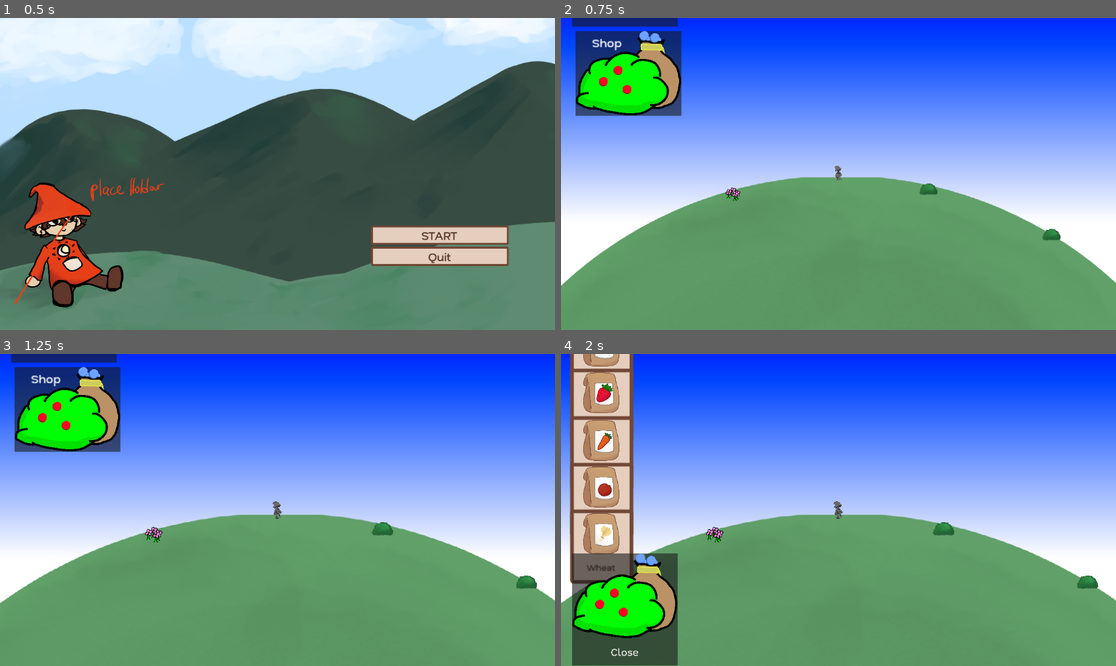
Above: before the commit, frames 1-4 (two rows, left to right).
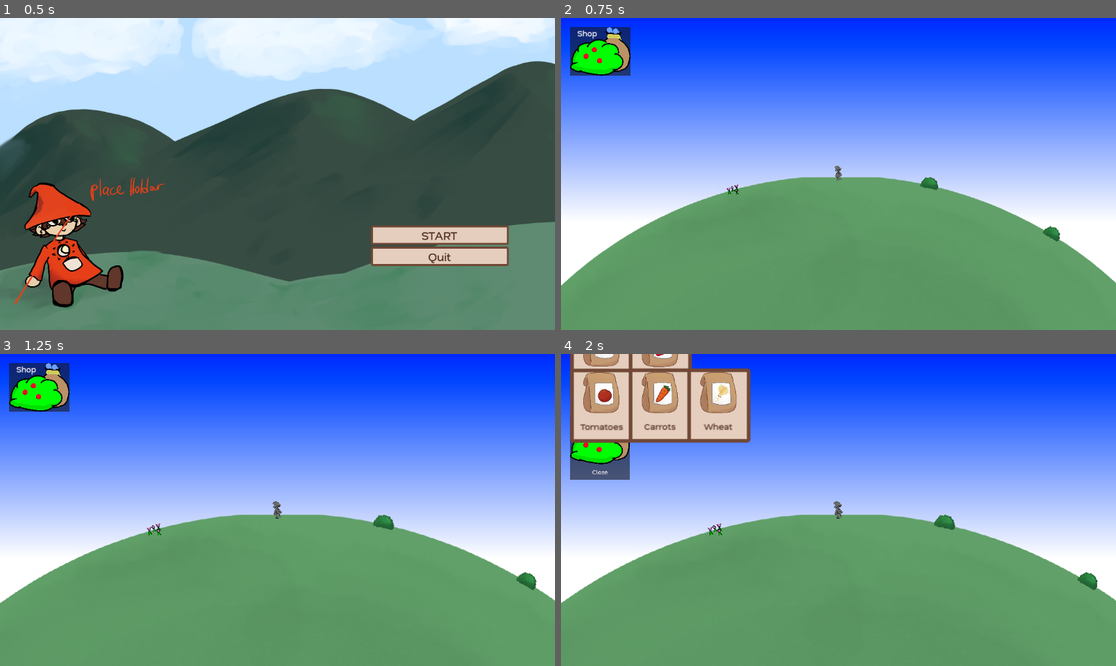
Above: after the commit, the same moments.

Repository: Jarten0/farming_loops
Game: Godot game, scene res://Menu/main_menu.tscn
Two runs of this game, one before a commit and one after it. Both use one fixed random seed, a clock stepped at 60 frames per second and the inputs below.
Inputs (mouse positions are in pixels of both pictures, inside the frame that each line leads up to; where the layout moved, square brackets give the same spot in the first picture):
- Up to frame 1 (0.5 s): no input
- Up to frame 2 (0.75 s): click "START" at 0.5 s
- Up to frame 3 (1.25 s): no input
- Up to frame 4 (2 s): click (599, 388) [627, 410] at 1.25 s

Frame 1 is identical in both runs. In frame 2, 6.0% of the frame differs, in the area x 1-91%, y 0-72%; in frame 3, 6.1%; in frame 4, 18%, in the area x 1-97%, y 0-100%.
Error before the commit: Parse Error: Too few arguments for "count()" call. Expected at least 1 but received 0. (res://plants/plant.gd:28)

Commit message:
implemented other basic plants

Diff:
--- a/global/main_scene.tscn
+++ b/global/main_scene.tscn
@@ -1,19 +1,20 @@
-[gd_scene load_steps=17 format=3 uid="uid://bfefg40nn8vlj"]
+[gd_scene load_steps=18 format=3 uid="uid://bfefg40nn8vlj"]
 
 [ext_resource type="Texture2D" uid="uid://dweer6k68db0r" path="res://protag/character_game_jam.png" id="1_6ebau"]
 [ext_resource type="Script" uid="uid://tnghoijkctsu" path="res://global/main_camera.gd" id="1_xckwb"]
 [ext_resource type="Script" uid="uid://brsiganasfwku" path="res://protag/protag.gd" id="2_6c5vy"]
 [ext_resource type="PackedScene" uid="uid://c3shi0ab66n7r" path="res://shop/shop.tscn" id="2_s18ad"]
 [ext_resource type="Texture2D" uid="uid://dcjn83y1bjgc4" path="res://planets/world.png" id="3_kea51"]
+[ext_resource type="PackedScene" uid="uid://n5xmafpcx5of" path="res://plants/flower/flower.tscn" id="3_uueth"]
 [ext_resource type="PackedScene" uid="uid://dxfcusyfc08sb" path="res://plants/berry/berry_bush.tscn" id="4_y5dew"]
+[ext_resource type="PackedScene" uid="uid://ck5vrhxhucjlo" path="res://plants/tomato/tomato.tscn" id="5_eely4"]
 [ext_resource type="Script" uid="uid://60veij5n47b6" path="res://global/interaction.gd" id="5_xckwb"]
 [ext_resource type="Texture2D" uid="uid://cr3hkpofs4phx" path="res://planets/sun.png" id="6_6c5vy"]
+[ext_resource type="PackedScene" uid="uid://bd4umycytky1o" path="res://plants/carrot/carrot.tscn" id="6_wdra6"]
 [ext_resource type="Shader" uid="uid://dsfw26xqtiyv2" path="res://shaders/Sky_Shader.tres" id="6_y5dew"]
 [ext_resource type="Script" uid="uid://cqi8ky2e2nm1p" path="res://planets/sun.gd" id="7_kea51"]
-[ext_resource type="Texture2D" uid="uid://mcaaebyi6dtk" path="res://plants/flower/basic_bloomer.png" id="11_0ponj"]
-[ext_resource type="Script" uid="uid://b3fhnmv0trj7m" path="res://plants/plant.gd" id="12_pp21b"]
-[ext_resource type="Texture2D" uid="uid://crcqvynlkd3uk" path="res://plants/flower/basic_bloomer_0.png" id="13_qroom"]
-[ext_resource type="Texture2D" uid="uid://cll3gg35glpi4" path="res://plants/flower/basic_bloomer_1.png" id="14_eely4"]
+[ext_resource type="PackedScene" uid="uid://te627hnr5stl" path="res://plants/wheat/wheat.tscn" id="7_w46co"]
+[ext_resource type="PackedScene" uid="uid://c64p3i7qsn8dw" path="res://plants/strawberry/strawberry.tscn" id="12_0ponj"]
 
 [sub_resource type="QuadMesh" id="QuadMesh_8mm7a"]
 
@@ -24,7 +25,10 @@
 shader_parameter/Horizon_Height = -0.505
 shader_parameter/Horizon_Sharpness = 5.515
 
-[node name="Main Level" type="Node2D"]
+[node name="Level" type="Node2D" node_paths=PackedStringArray("harvestable_plants")]
+script = ExtResource("5_xckwb")
+harvestable_plants = [NodePath("BerryBush"), NodePath("BerryBush2"), NodePath("BerryBush3"), NodePath("Flower")]
+plantable_plants = Array[PackedScene]([null, ExtResource("4_y5dew"), ExtResource("3_uueth"), ExtResource("12_0ponj"), ExtResource("5_eely4"), ExtResource("6_wdra6"), ExtResource("7_w46co")])
 
 [node name="MainCamera" type="Camera2D" parent="." node_paths=PackedStringArray("target")]
 unique_name_in_owner = true
@@ -37,12 +41,22 @@
 mode = 0
 target_zoom = Vector2(0.2, 0.2)
 
-[node name="Protag" type="Sprite2D" parent="." node_paths=PackedStringArray("attached")]
+[node name="Protag" type="Sprite2D" parent="." node_paths=PackedStringArray("root_node", "attached")]
 position = Vector2(-3, 63)
 scale = Vector2(0.1, 0.1)
 texture = ExtResource("1_6ebau")
 script = ExtResource("2_6c5vy")
+inventory = Dictionary[String, int]({
+"berries": 0,
+"carrots": 0,
+"flowers": 0,
+"planets": 0,
+"strawberries": 0,
+"tomatos": 0,
+"wheat": 0
+})
 plant_type = 1
+root_node = NodePath("..")
 attached = NodePath("../Earth")
 
 [node name="Earth" type="MeshInstance2D" parent="."]
@@ -52,23 +66,6 @@
 scale = Vector2(9900, 9900)
 mesh = SubResource("QuadMesh_8mm7a")
 texture = ExtResource("3_kea51")
-
-[node name="BerryBush" parent="." node_paths=PackedStringArray("attached") instance=ExtResource("4_y5dew")]
-position = Vector2(1083, 196)
-attached = NodePath("../Earth")
-
-[node name="Collections" type="Node" parent="."]
-unique_name_in_owner = true
-script = ExtResource("5_xckwb")
-plantable_plants = Array[PackedScene]([null, ExtResource("4_y5dew")])
-
-[node name="BerryBush2" parent="." node_paths=PackedStringArray("attached") instance=ExtResource("4_y5dew")]
-position = Vector2(2578, 748)
-attached = NodePath("../Earth")
-
-[node name="BerryBush3" parent="." node_paths=PackedStringArray("attached") instance=ExtResource("4_y5dew")]
-position = Vector2(3712, 1540)
-attached = NodePath("../Earth")
 
 [node name="Sun" type="Sprite2D" parent="." node_paths=PackedStringArray("attached")]
 position = Vector2(120, -7101.4)
@@ -83,6 +80,28 @@
 texture = ExtResource("6_6c5vy")
 texture_scale = 8.0
 metadata/_edit_lock_ = true
+
+[node name="BerryBush" parent="." node_paths=PackedStringArray("attached") instance=ExtResource("4_y5dew")]
+position = Vector2(1083, 196)
+attached = NodePath("../Earth")
+
+[node name="BerryBush2" parent="." node_paths=PackedStringArray("attached") instance=ExtResource("4_y5dew")]
+position = Vector2(2578, 748)
+attached = NodePath("../Earth")
+
+[node name="BerryBush3" parent="." node_paths=PackedStringArray("attached") instance=ExtResource("4_y5dew")]
+position = Vector2(3712, 1540)
+attached = NodePath("../Earth")
+
+[node name="Flower" parent="." node_paths=PackedStringArray("attached") instance=ExtResource("3_uueth")]
+position = Vector2(-1281, 210)
+scale = Vector2(0.161815, 0.161815)
+attached = NodePath("../Earth")
+
+[node name="UI" type="CanvasLayer" parent="."]
+
+[node name="Shop" parent="UI" instance=ExtResource("2_s18ad")]
+scale = Vector2(1.9, 1.9)
 
 [node name="Backdrop" type="CanvasLayer" parent="."]
 layer = -1
@@ -99,33 +118,10 @@
 grow_horizontal = 2
 grow_vertical = 2
 
-[node name="UI" type="CanvasLayer" parent="."]
-
-[node name="Shop" parent="UI" instance=ExtResource("2_s18ad")]
-scale = Vector2(1.9, 1.9)
-
-[node name="Flower" type="Sprite2D" parent="." node_paths=PackedStringArray("attached")]
-position = Vector2(-1289, 235)
-scale = Vector2(0.161815, 0.161815)
-texture = ExtResource("11_0ponj")
-script = ExtResource("12_pp21b")
-Type = null
-progress_to_harvest = null
-progression_rate = 0.16
-ready_to_harvest = null
-stage_textures = Array[Texture]([ExtResource("13_qroom"), ExtResource("14_eely4")])
-attached = NodePath("../Earth")
-
-[node name="Flower2" type="Sprite2D" parent="Flower"]
-position = Vector2(-308.994, 129.778)
-texture = ExtResource("11_0ponj")
-
-[node name="Flower3" type="Sprite2D" parent="Flower"]
-position = Vector2(308.994, 197.756)
-texture = ExtResource("11_0ponj")
-
-[node name="Flower4" type="Sprite2D" parent="Flower"]
-position = Vector2(166.857, 278.095)
-texture = ExtResource("11_0ponj")
+[connection signal="pressed" from="UI/Shop/ShopInterface/Blueberry" to="Protag" method="plant" binds= [1]]
+[connection signal="pressed" from="UI/Shop/ShopInterface/Blueberry/strawberry" to="Protag" method="plant" binds= [3]]
+[connection signal="pressed" from="UI/Shop/ShopInterface/tomatoes" to="Protag" method="plant" binds= [4]]
+[connection signal="pressed" from="UI/Shop/ShopInterface/tomatoes/Carrots" to="Protag" method="plant" binds= [5]]
+[connection signal="pressed" from="UI/Shop/ShopInterface/tomatoes/Wheat" to="Protag" method="plant" binds= [6]]
 
 [editable path="UI/Shop"]
--- a/plants/berry/berry_bush.gd
+++ b/plants/berry/berry_bush.gd
@@ -1,16 +1 @@
 extends Harvestable
-
-@export var StageOne: Texture
-@export var StageTwo: Texture
-
-#func _ready() -> void:
-	#var sprite = Sprite2D.new()
-	#sprite.texture = StageOne
-	#add_child(sprite)
-
-func _process(delta: float) -> void:
-	#var sprite: Sprite2D = get_child(0)
-	if !ready_to_harvest:
-		self.texture = StageOne;
-	else:
-		self.texture = StageTwo;
--- a/plants/berry/berry_bush.tscn
+++ b/plants/berry/berry_bush.tscn
@@ -1,13 +1,12 @@
 [gd_scene load_steps=4 format=3 uid="uid://dxfcusyfc08sb"]
 
 [ext_resource type="Texture2D" uid="uid://bb8xtyotrin50" path="res://plants/berry/simple_bush.png" id="1_2s2s4"]
-[ext_resource type="Script" uid="uid://uq43pdugi50e" path="res://plants/berry/berry_bush.gd" id="2_4h6sk"]
+[ext_resource type="Script" uid="uid://b3fhnmv0trj7m" path="res://plants/plant.gd" id="2_d8myi"]
 [ext_resource type="Texture2D" uid="uid://cqdyju432ut2u" path="res://plants/berry/blueberry_bush.png" id="3_6xexu"]
 
 [node name="BerryBush" type="Sprite2D"]
 scale = Vector2(0.1, 0.1)
-texture = ExtResource("1_2s2s4")
-script = ExtResource("2_4h6sk")
-StageOne = ExtResource("1_2s2s4")
-StageTwo = ExtResource("3_6xexu")
+texture = ExtResource("3_6xexu")
+script = ExtResource("2_d8myi")
 Type = 1
+stage_textures = Array[Texture]([ExtResource("1_2s2s4")])
--- /dev/null
+++ b/plants/carrot/carrot.tscn
@@ -0,0 +1,13 @@
+[gd_scene load_steps=4 format=3 uid="uid://bd4umycytky1o"]
+
+[ext_resource type="Texture2D" uid="uid://b8w7deug7oug6" path="res://plants/carrot/CARROTS_GROWN.png" id="1_g5k8a"]
+[ext_resource type="Script" uid="uid://b3fhnmv0trj7m" path="res://plants/plant.gd" id="2_i7oqf"]
+[ext_resource type="Texture2D" uid="uid://cndas3hkkhlth" path="res://plants/carrot/CARROTS_SEEDS.png" id="3_lmaxk"]
+
+[node name="Carrot" type="Sprite2D"]
+scale = Vector2(0.148983, 0.148983)
+texture = ExtResource("1_g5k8a")
+script = ExtResource("2_i7oqf")
+Type = 5
+progression_rate = 0.3
+stage_textures = Array[Texture]([ExtResource("3_lmaxk")])
--- /dev/null
+++ b/plants/flower/flower.tscn
@@ -0,0 +1,28 @@
+[gd_scene load_steps=5 format=3 uid="uid://n5xmafpcx5of"]
+
+[ext_resource type="Texture2D" uid="uid://mcaaebyi6dtk" path="res://plants/flower/basic_bloomer.png" id="1_myatj"]
+[ext_resource type="Script" uid="uid://b3fhnmv0trj7m" path="res://plants/plant.gd" id="2_myatj"]
+[ext_resource type="Texture2D" uid="uid://crcqvynlkd3uk" path="res://plants/flower/basic_bloomer_0.png" id="3_h46ox"]
+[ext_resource type="Texture2D" uid="uid://cll3gg35glpi4" path="res://plants/flower/basic_bloomer_1.png" id="4_crvj7"]
+
+[node name="Flower" type="Sprite2D"]
+texture = ExtResource("1_myatj")
+script = ExtResource("2_myatj")
+Type = 2
+progression_rate = 0.16
+stage_textures = Array[Texture]([ExtResource("3_h46ox"), ExtResource("4_crvj7")])
+
+[node name="Flower2" type="Sprite2D" parent="."]
+z_index = -1
+position = Vector2(-308.994, 129.778)
+texture = ExtResource("4_crvj7")
+
+[node name="Flower3" type="Sprite2D" parent="."]
+z_index = -1
+position = Vector2(234.836, 296.635)
+texture = ExtResource("3_h46ox")
+
+[node name="Flower4" type="Sprite2D" parent="."]
+z_index = -2
+position = Vector2(302.815, 55.6191)
+texture = ExtResource("4_crvj7")
--- /dev/null
+++ b/plants/flower/flowers.gd
@@ -0,0 +1,9 @@
+extends Harvestable
+
+@export var flower_bundle: Array[Sprite2D]
+
+func _process(delta: float) -> void:
+	for flower in flower_bundle:
+		flower.visible = ready_to_harvest
+
+	super._process(delta)
--- a/plants/plant.gd
+++ b/plants/plant.gd
@@ -5,6 +5,10 @@
 	None = 0,
 	Berry = 1,
 	Flower = 2,
+	Strawberry = 3,
+	Tomato = 4,
+	Carrot = 5,
+	Wheat = 6,
 }
 
 @export var Type: PlantType
@@ -15,17 +19,17 @@
 @export var stage_textures: Array[Texture]
 var harvest_texture: Texture
 
-var instantiated = false
-func _ready() -> void:
-	harvest_texture = self.texture
-	if !instantiated:
-		%Collections.harvestable_plants.append(self)
+func _ready():
+	if !harvest_texture:
+		harvest_texture = self.texture
 
 func _process(delta: float) -> void:
 	if ready_to_harvest:
 		self.texture = harvest_texture
 		return
-	var stage = progress_to_harvest * stage_textures.count()
+	var stage = floor(progress_to_harvest * stage_textures.size())
+	self.texture = stage_textures[stage]
+
 
 func _physics_process(delta: float) -> void:
 	if ready_to_harvest:
--- /dev/null
+++ b/plants/strawberry/strawberry.tscn
@@ -0,0 +1,12 @@
+[gd_scene load_steps=4 format=3 uid="uid://c64p3i7qsn8dw"]
+
+[ext_resource type="Texture2D" uid="uid://b2gjuo62yiafc" path="res://plants/strawberry/strawbwrries_with.png" id="1_urlqx"]
+[ext_resource type="Script" uid="uid://b3fhnmv0trj7m" path="res://plants/plant.gd" id="2_kkpok"]
+[ext_resource type="Texture2D" uid="uid://b86estii5eec" path="res://plants/strawberry/strawbwrries_no_strawberries.png" id="3_3b15n"]
+
+[node name="Strawberry" type="Sprite2D"]
+scale = Vector2(0.133412, 0.133412)
+texture = ExtResource("1_urlqx")
+script = ExtResource("2_kkpok")
+Type = 3
+stage_textures = Array[Texture]([ExtResource("3_3b15n")])
--- /dev/null
+++ b/plants/tomato/tomato.tscn
@@ -0,0 +1,13 @@
+[gd_scene load_steps=4 format=3 uid="uid://ck5vrhxhucjlo"]
+
+[ext_resource type="Texture2D" uid="uid://mjgfxtgm8jo6" path="res://plants/tomato/TOMATOS_GROWN.png" id="1_if5c1"]
+[ext_resource type="Script" uid="uid://b3fhnmv0trj7m" path="res://plants/plant.gd" id="2_jy6mn"]
+[ext_resource type="Texture2D" uid="uid://fdm7j0wbeqya" path="res://plants/tomato/TOMATOS.png" id="3_oyt4h"]
+
+[node name="Tomato" type="Sprite2D"]
+scale = Vector2(0.258717, 0.258717)
+texture = ExtResource("1_if5c1")
+script = ExtResource("2_jy6mn")
+Type = 4
+progression_rate = 0.1
+stage_textures = Array[Texture]([ExtResource("3_oyt4h")])
--- /dev/null
+++ b/plants/wheat/wheat.tscn
@@ -0,0 +1,12 @@
+[gd_scene load_steps=4 format=3 uid="uid://te627hnr5stl"]
+
+[ext_resource type="Texture2D" uid="uid://cjpaogi6r875l" path="res://plants/wheat/wheat_golden.png" id="1_m7cdt"]
+[ext_resource type="Script" uid="uid://b3fhnmv0trj7m" path="res://plants/plant.gd" id="2_jmi3w"]
+[ext_resource type="Texture2D" uid="uid://c1i0l2icwdhcw" path="res://plants/wheat/wheat.png" id="3_45k2f"]
+
+[node name="Wheat" type="Sprite2D"]
+scale = Vector2(0.212683, 0.212683)
+texture = ExtResource("1_m7cdt")
+script = ExtResource("2_jmi3w")
+Type = 6
+stage_textures = Array[Texture]([ExtResource("3_45k2f")])
--- a/protag/protag.gd
+++ b/protag/protag.gd
@@ -1,8 +1,8 @@
 extends Attachable
 
-@export var berries: int = 0
+@export var inventory: Dictionary[String, int]
 @export var plant_type: Harvestable.PlantType
-
+@export var root_node: Collections
 
 func _physics_process(delta: float) -> void:
 	var input: Vector2 = Vector2.ZERO
@@ -22,7 +22,7 @@
 	if !Input.is_action_just_pressed("harvest"):
 		return
 
-	for plant: Harvestable in %Collections.harvestable_plants:
+	for plant: Harvestable in root_node.harvestable_plants:
 		if !plant.ready_to_harvest:
 			continue
 
@@ -37,7 +37,9 @@
 		Harvestable.PlantType.None:
 			pass
 		Harvestable.PlantType.Berry:
-			berries += 1;
+			inventory["berries"] += 1;
+		Harvestable.PlantType.Flower:
+			inventory["flowers"] += 1;
 
 
 func process_plants():
@@ -52,19 +54,37 @@
 		Harvestable.PlantType.None:
 			return;
 		Harvestable.PlantType.Berry:
-			if berries >= 3:
-				berries -= 3
-			else:
+			if inventory["berries"] < 3:
 				return
+			inventory["berries"] -= 3
+		Harvestable.PlantType.Strawberry:
+			if inventory["strawberries"] < 5:
+				return
+			inventory["strawberries"] -= 5
+		Harvestable.PlantType.Flower:
+			if inventory["flowers"] < 5:
+				return
+			inventory["flowers"] -= 5
+		Harvestable.PlantType.Tomato:
+			if inventory["tomatos"] < 5:
+				return
+			inventory["tomatos"] -= 5
+		Harvestable.PlantType.Carrot:
+			if inventory["carrots"] < 5:
+				return
+			inventory["carrots"] -= 5
+		Harvestable.PlantType.Wheat:
+			if inventory["wheat"] < 5:
+				return
+			inventory["wheat"] -= 5
 
-	var scene: PackedScene = %Collections.plantable_plants[type]
+	var scene: PackedScene = root_node.plantable_plants[type]
 
 	var plant: Harvestable = scene.instantiate()
 	plant.global_position = global_position
 	plant.attached = attached
-	plant.instantiated = true
-	%Collections.harvestable_plants.append(plant)
+	root_node.harvestable_plants.append(plant)
 
-	$"/root/Main Level".add_child(plant, true)
+	root_node.add_child(plant, true)
 
 	pass
--- a/shop/shop.tscn
+++ b/shop/shop.tscn
@@ -25,13 +25,12 @@
 offset_right = 40.0
 offset_bottom = 40.0
 script = ExtResource("2_sxvro")
-buttons = [NodePath("Blueberry"), NodePath("strawberry"), NodePath("Carrots"), NodePath("tomatoes"), NodePath("Wheat"), NodePath("CloseShopButton")]
+buttons = [NodePath("Blueberry"), NodePath("tomatoes"), NodePath("CloseButton")]
 
 [node name="Blueberry" type="Button" parent="ShopInterface"]
 layout_mode = 2
-offset_top = 27.0
 offset_right = 69.0
-offset_bottom = 108.08
+offset_bottom = 81.0802
 focus_mode = 0
 theme = ExtResource("2_mrnko")
 theme_override_font_sizes/font_size = 10
@@ -40,11 +39,11 @@
 icon_alignment = 1
 vertical_icon_alignment = 0
 
-[node name="strawberry" type="Button" parent="ShopInterface"]
+[node name="strawberry" type="Button" parent="ShopInterface/Blueberry"]
 layout_mode = 2
-offset_top = 112.0
-offset_right = 69.0
-offset_bottom = 193.08
+offset_left = 64.0
+offset_right = 133.0
+offset_bottom = 81.0802
 focus_mode = 0
 theme = ExtResource("2_mrnko")
 theme_override_font_sizes/font_size = 10
@@ -53,11 +52,24 @@
 icon_alignment = 1
 vertical_icon_alignment = 0
 
-[node name="Carrots" type="Button" parent="ShopInterface"]
+[node name="tomatoes" type="Button" parent="ShopInterface"]
 layout_mode = 2
-offset_top = 197.0
+offset_top = 88.0
 offset_right = 69.0
-offset_bottom = 278.08
+offset_bottom = 169.08
+focus_mode = 0
+theme = ExtResource("2_mrnko")
+theme_override_font_sizes/font_size = 10
+text = "Tomatoes"
+icon = ExtResource("6_cd0xb")
+icon_alignment = 1
+vertical_icon_alignment = 0
+
+[node name="Carrots" type="Button" parent="ShopInterface/tomatoes"]
+layout_mode = 2
+offset_left = 64.0
+offset_right = 133.0
+offset_bottom = 81.0802
 focus_mode = 0
 theme = ExtResource("2_mrnko")
 theme_override_font_sizes/font_size = 10
@@ -66,24 +78,11 @@
 icon_alignment = 1
 vertical_icon_alignment = 0
 
-[node name="tomatoes" type="Button" parent="ShopInterface"]
+[node name="Wheat" type="Button" parent="ShopInterface/tomatoes"]
 layout_mode = 2
-offset_top = 282.0
-offset_right = 69.0
-offset_bottom = 363.08
-focus_mode = 0
-theme = ExtResource("2_mrnko")
-theme_override_font_sizes/font_size = 10
-text = "Tomatoes"
-icon = ExtResource("6_cd0xb")
-icon_alignment = 1
-vertical_icon_alignment = 0
-
-[node name="Wheat" type="Button" parent="ShopInterface"]
-layout_mode = 2
-offset_top = 367.0
-offset_right = 69.0
-offset_bottom = 448.08
+offset_left = 128.0
+offset_right = 197.0
+offset_bottom = 81.0802
 focus_mode = 0
 theme = ExtResource("2_mrnko")
 theme_override_font_sizes/font_size = 10
@@ -92,20 +91,13 @@
 icon_alignment = 1
 vertical_icon_alignment = 0
 
-[node name="CloseShopButton" type="Control" parent="ShopInterface"]
-layout_mode = 2
-anchors_preset = 0
-offset_top = 452.0
-offset_right = 69.0
-offset_bottom = 452.0
-
-[node name="CloseButton" type="Button" parent="ShopInterface/CloseShopButton"]
+[node name="CloseButton" type="Button" parent="ShopInterface"]
+z_index = -1
 layout_mode = 0
-offset_left = 2.0
-offset_top = -3.0
-offset_right = 2036.0
-offset_bottom = 1634.0
-scale = Vector2(0.056732, 0.056732)
+offset_top = 176.0
+offset_right = 2034.0
+offset_bottom = 2333.0
+scale = Vector2(0.0321338, 0.0321338)
 focus_mode = 0
 theme_override_constants/icon_max_width = 0
 theme_override_fonts/font = ExtResource("8_pafut")
@@ -115,36 +107,27 @@
 icon_alignment = 1
 vertical_icon_alignment = 0
 
-[node name="OpenShopButton" type="Control" parent="."]
-layout_mode = 3
-anchors_preset = 0
-offset_left = 7.0
-offset_top = -94.0
-offset_right = 47.0
-offset_bottom = -54.0
+[node name="OpenButton" type="Button" parent="."]
+layout_mode = 0
+offset_top = -64.0
+offset_right = 2034.0
+offset_bottom = 1573.0
+scale = Vector2(0.0324647, 0.0324647)
+focus_mode = 0
+theme_override_constants/icon_max_width = 0
+icon = ExtResource("1_r2p71")
 script = ExtResource("3_givde")
 
-[node name="Label" type="Label" parent="OpenShopButton"]
+[node name="Label" type="Label" parent="OpenButton"]
 z_index = 1
 layout_mode = 2
-offset_left = 24.0
-offset_top = 8.0
-offset_right = 105.0
-offset_bottom = 31.0
-scale = Vector2(0.820655, 0.820655)
+offset_left = 246.421
+offset_top = 6.10352e-05
+offset_right = 327.421
+offset_bottom = 23.0001
+scale = Vector2(16.7431, 18.3429)
 theme = ExtResource("2_mrnko")
 text = "Shop"
 
-[node name="OpenButton" type="Button" parent="OpenShopButton"]
-layout_mode = 0
-offset_left = 6.0
-offset_top = 4.0
-offset_right = 2040.0
-offset_bottom = 1641.0
-scale = Vector2(0.056732, 0.056732)
-focus_mode = 0
-theme_override_constants/icon_max_width = 0
-icon = ExtResource("1_r2p71")
-
-[connection signal="pressed" from="ShopInterface/CloseShopButton/CloseButton" to="ShopInterface" method="close"]
-[connection signal="pressed" from="OpenShopButton/OpenButton" to="ShopInterface" method="open"]
+[connection signal="pressed" from="ShopInterface/CloseButton" to="ShopInterface" method="close"]
+[connection signal="pressed" from="OpenButton" to="ShopInterface" method="open"]
Binary file added: plants/carrot/CARROTS_GROWN.png
Not shown, added: plants/carrot/CARROTS_GROWN.png.import
Binary file added: plants/carrot/CARROTS_SEEDS.png
Not shown, added: plants/carrot/CARROTS_SEEDS.png.import
Not shown, added: plants/flower/flowers.gd.uid
Binary file added: plants/strawberry/strawbwrries_no_strawberries.png
Not shown, added: plants/strawberry/strawbwrries_no_strawberries.png.import
Binary file added: plants/strawberry/strawbwrries_with.png
Not shown, added: plants/strawberry/strawbwrries_with.png.import
Binary file added: plants/tomato/TOMATOS.png
Not shown, added: plants/tomato/TOMATOS.png.import
Binary file added: plants/tomato/TOMATOS_GROWN.png
(and 5 more such lines)
